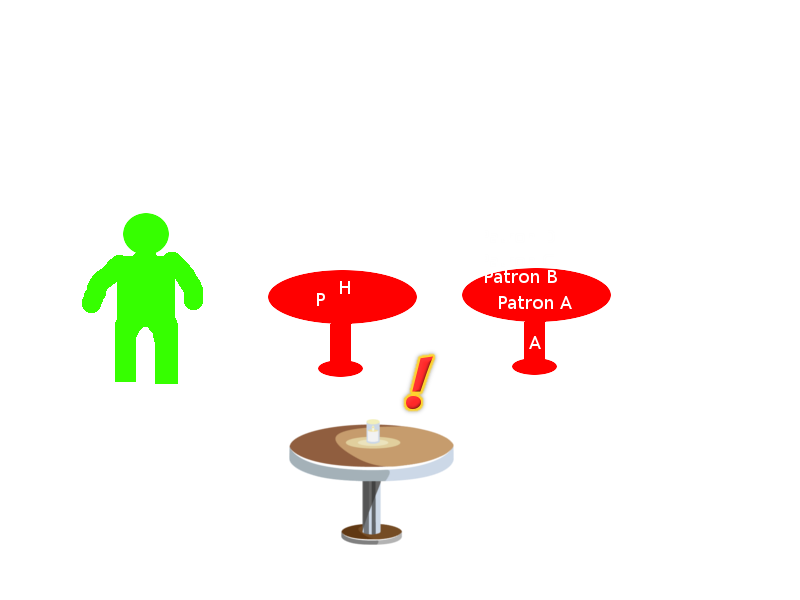
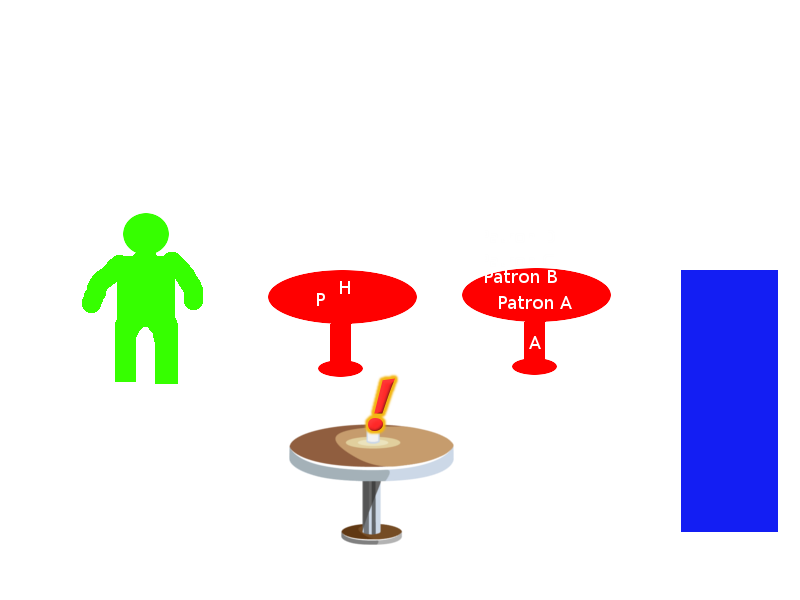
Two versions of the same layered image (800x600). Layer-by-layer changes:
showed "Layer #4", painted on it over [396, 270, 778, 532]
showed "! #2" over [368, 378, 395, 431]
added layer "Layer #3" above "Layer #2" over [363, 373, 400, 436]
showed "Layer #2", painted on it over [363, 373, 400, 436]
renamed "Drop Shadow" to "Layer #5", moved it below "Layer", painted on it over [363, 270, 778, 532]
